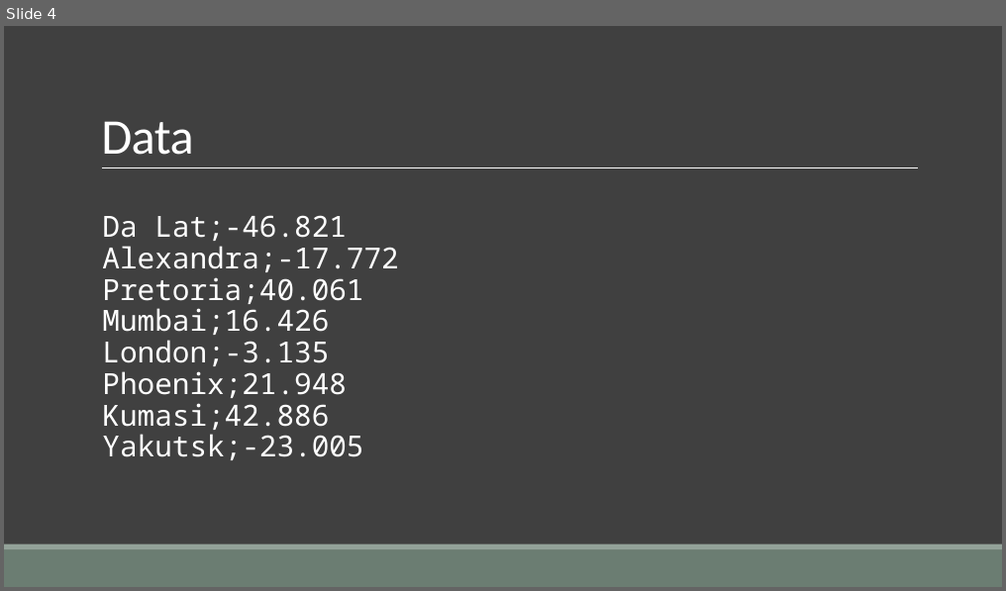
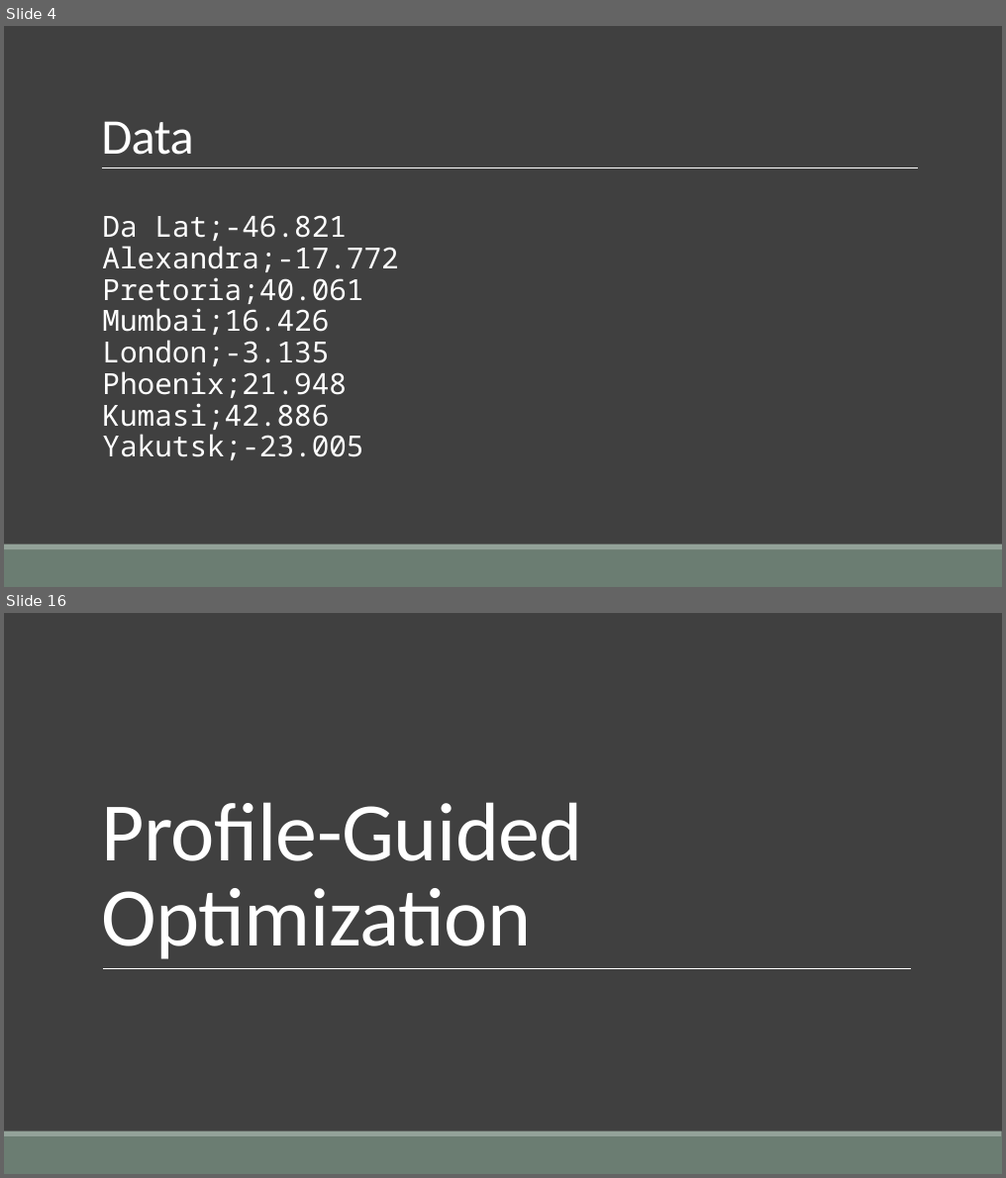
Before and after one commit to RendleLabs/HiPerfDotNetTalk, a slide deck: High Performance.pptx. Shown one above the other, each under a label of ours: slide 4 before the commit, slides 4 and 16 after it; the slides between them are not shown. The pictures are 1006x591 and 1006x1178 pixels, drawn with LibreOffice and Linux fonts; fonts in the diff are those of the drawing. Boxes give left, top, right and bottom in pixels: in the first picture for what was removed or moved away, otherwise in the second. Text is boxed around its words. In the diff, an @@ line names an element or a change of style, - is before the commit and + after.

```diff
--- a/High Performance.pptx
+++ b/High Performance.pptx
@@ slide 16 added at [4, 613, 1002, 1174], background #404040; not listed: 2 template elements that a slide beside it also shows @@
@@ title added at [101, 802, 583, 959], 80 pt, text #FFFFFF @@
+Profile-Guided
+Optimization
@@ line added from (103, 968) to (912, 968), #FFFFFF 0.5 pt @@
```
Also in this commit, not shown: 12 other slides added.
